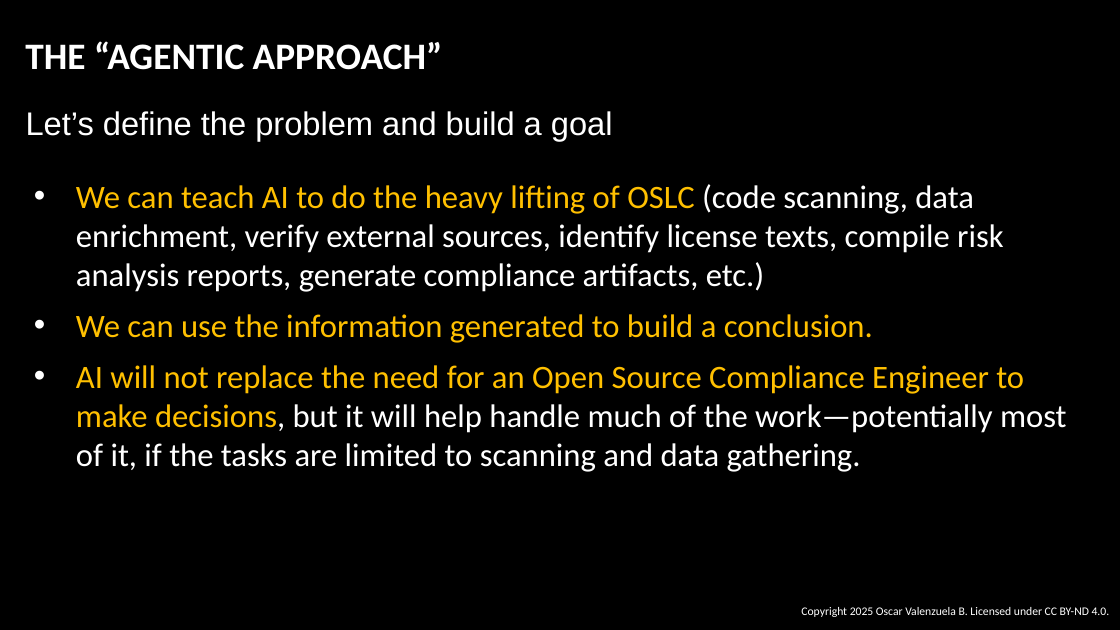
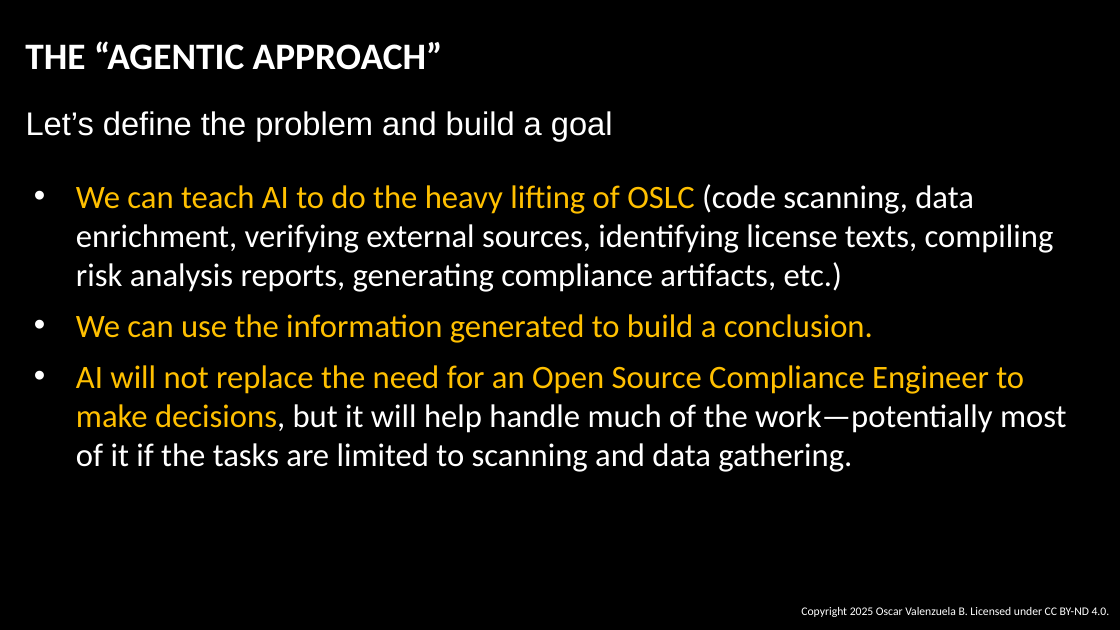
Before and after one commit to oscarvalenzuelab/sbom_analysis_using_agentic, a slide deck: slide 26 of slides/OSS_Agentic_AI.pptx. Drawn at 1120x630 pixels with LibreOffice and Linux fonts; fonts in the diff are those of the drawing; background and template pictures are left out. Boxes give left, top, right and bottom in pixels: in the first picture for what was removed or moved away, otherwise in the second. Text is boxed around its words. In the diff, an @@ line names an element or a change of style, - is before the commit and + after.

```diff
--- a/slides/OSS_Agentic_AI.pptx
+++ b/slides/OSS_Agentic_AI.pptx
@@ text at (76, 184, 1054, 292): text changed @@
-• We can teach AI to do the heavy lifting of OSLC (code scanning, data enrichment, verify external sources, identify license texts, compile risk analysis reports, generate compliance artifacts, etc.)
+• We can teach AI to do the heavy lifting of OSLC (code scanning, data enrichment, verifying external sources, identifying license texts, compiling risk analysis reports, generating compliance artifacts, etc.)
@@ text at (76, 365, 1067, 472): text changed @@
-• AI will not replace the need for an Open Source Compliance Engineer to make decisions, but it will help handle much of the work—potentially most of it, if the tasks are limited to scanning and data gathering.
+• AI will not replace the need for an Open Source Compliance Engineer to make decisions, but it will help handle much of the work—potentially most of it if the tasks are limited to scanning and data gathering.
```
Also in this commit, not shown: 5 other slides changed, 1 other file.
